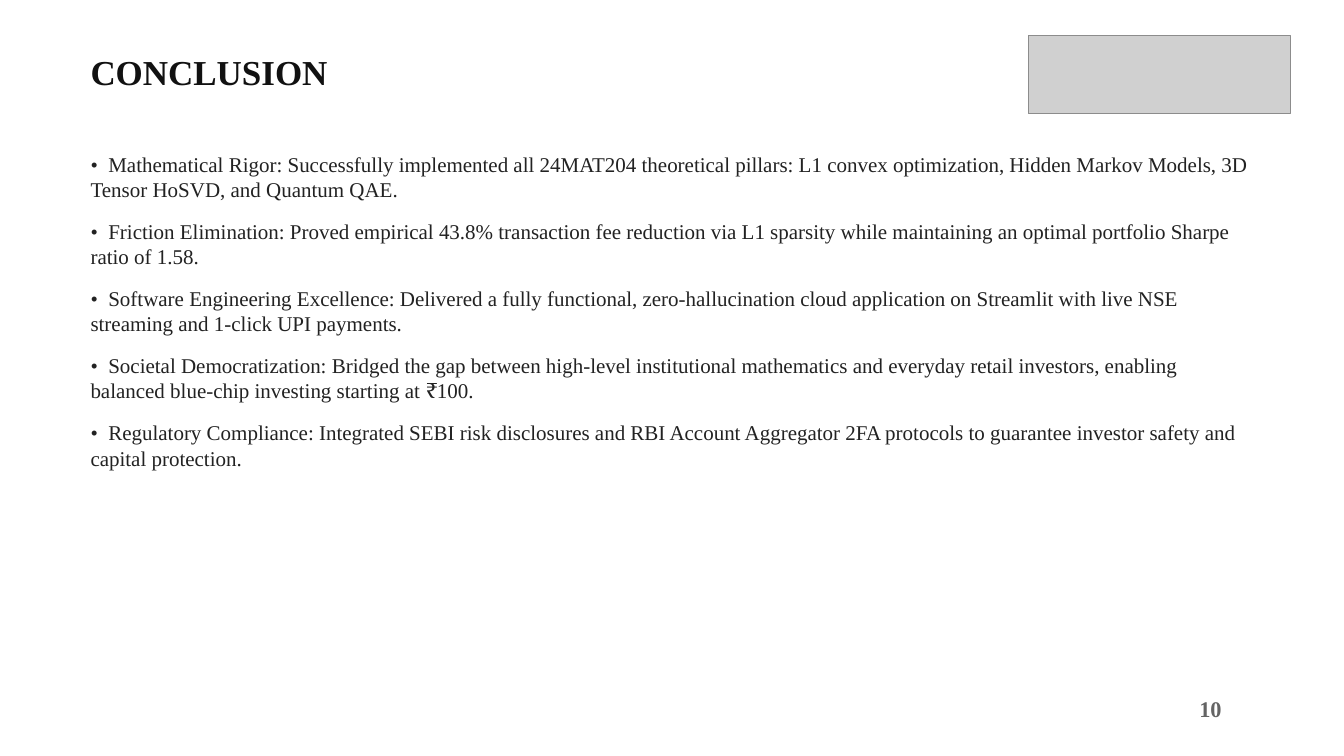
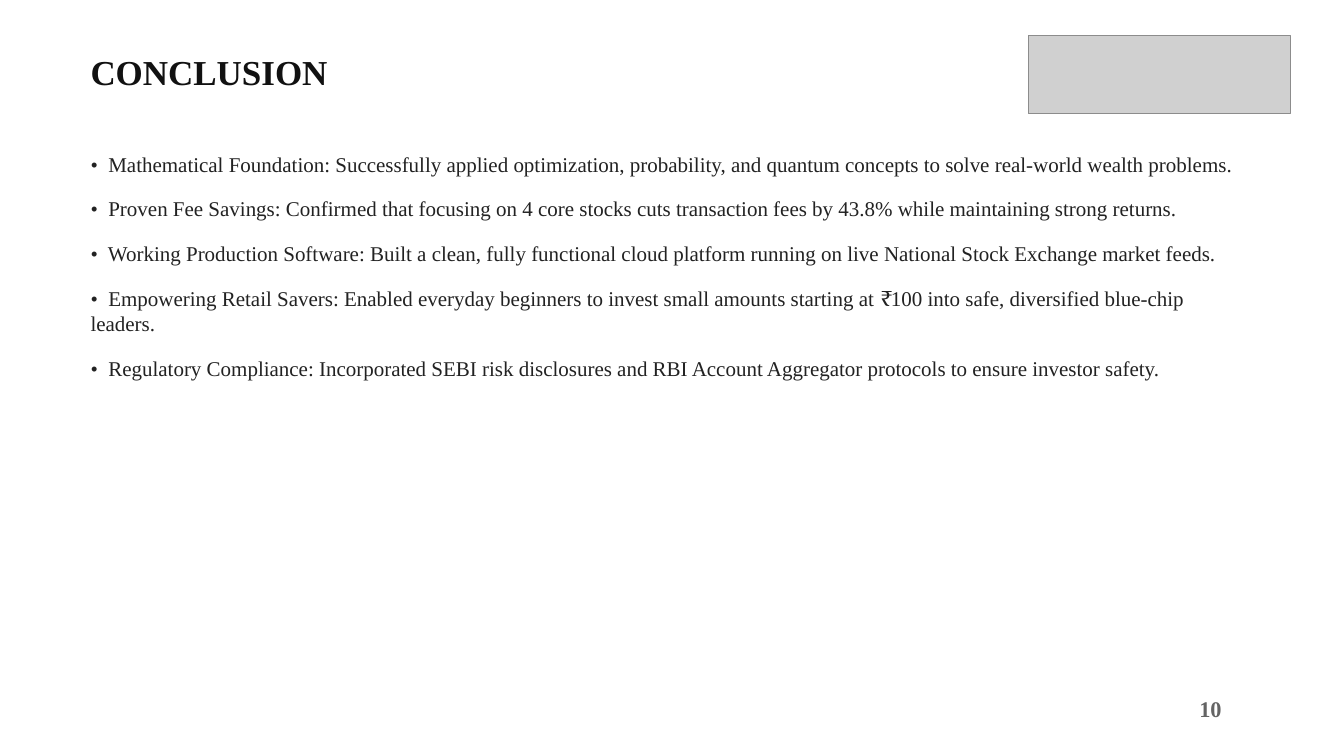
Before and after one commit to mhalsa-aine/SparsioQ-Platform, a slide deck: slide 11 of SparsioQ_Final_Project_Review_Presentation.pptx. Drawn at 1344x756 pixels with LibreOffice and Linux fonts; fonts in the diff are those of the drawing; grey boxes stand for pictures. Boxes give left, top, right and bottom in pixels: in the first picture for what was removed or moved away, otherwise in the second. Text is boxed around its words. In the diff, an @@ line names an element or a change of style, - is before the commit and + after.

```diff
--- a/SparsioQ_Final_Project_Review_Presentation.pptx
+++ b/SparsioQ_Final_Project_Review_Presentation.pptx
@@ text at (x1=91, y1=157, x2=1231, y2=381): text changed @@
-• Mathematical Rigor: Successfully implemented all 24MAT204 theoretical pillars: L1 convex optimization, Hidden Markov Models, 3D Tensor HoSVD, and Quantum QAE.
-• Friction Elimination: Proved empirical 43.8% transaction fee reduction via L1 sparsity while maintaining an optimal portfolio Sharpe ratio of 1.58.
-• Software Engineering Excellence: Delivered a fully functional, zero-hallucination cloud application on Streamlit with live NSE streaming and 1-click UPI payments.
-• Societal Democratization: Bridged the gap between high-level institutional mathematics and everyday retail investors, enabling balanced blue-chip investing starting at ₹100.
-• Regulatory Compliance: Integrated SEBI risk disclosures and RBI Account Aggregator 2FA protocols to guarantee investor safety and capital protection.
+• Mathematical Foundation: Successfully applied optimization, probability, and quantum concepts to solve real-world wealth problems.
+• Proven Fee Savings: Confirmed that focusing on 4 core stocks cuts transaction fees by 43.8% while maintaining strong returns.
+• Working Production Software: Built a clean, fully functional cloud platform running on live National Stock Exchange market feeds.
+• Empowering Retail Savers: Enabled everyday beginners to invest small amounts starting at ₹100 into safe, diversified blue-chip leaders.
+• Regulatory Compliance: Incorporated SEBI risk disclosures and RBI Account Aggregator protocols to ensure investor safety.
```
Also in this commit, not shown: 8 other slides changed, 2 slides added, 3 slides removed.
